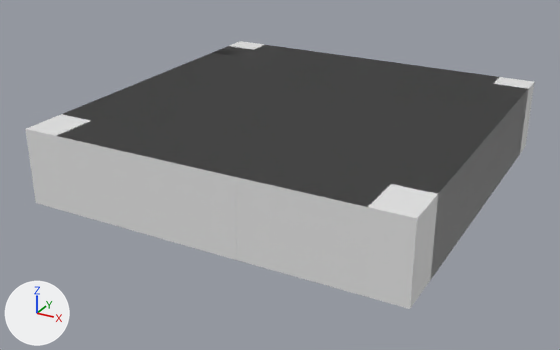
A saved change to the FBX model Assets/Project/Art/Environment/Models/Platforms_Yx2.fbx.
Camera for both pictures: a 50 mm lens placed at (36.0, -71.4, 34.2), pointed at (-1.1, -3.9, 0.5). Arrows for +X, +Y and +Z are at lower left; the lights stay in place.

In view in the first picture: 'y2_Platform_10x10', 'y2_Platform_10x2', 'y2_Platform_10x4', 'y2_Platform_10x6', 'y2_Platform_10x8', 'y2_Platform_2x10', 'y2_Platform_4x10.001', 'y2_Platform_6x10', 'y2_Platform_6x8', 'y2_Platform_8x10', 'y2_Platform_8x2', 'y2_Platform_8x8'.
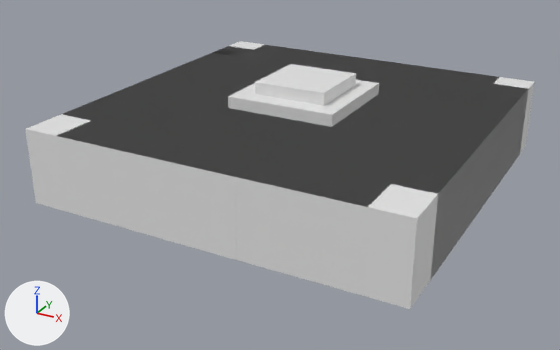
The change in detail:
Mesh me_cube_038 is new.
It has 136 vertices, 130 faces and spans x -8.0..8.0, y -8.0..8.0, z -0.1..10.5.
It uses material mat_tileset_final (white #e7e7e7).
Object 'Altar-x4' (ob_altar_x4) is new; it shows me_cube_038.
Its location is (0.0, 0.0, 0.0).

Where the change shows, as pixel boxes [x1, y1, x2, y2] in the pictures (560 x 350 px):
'Altar-x4', added
    after: [228, 64, 379, 127]
